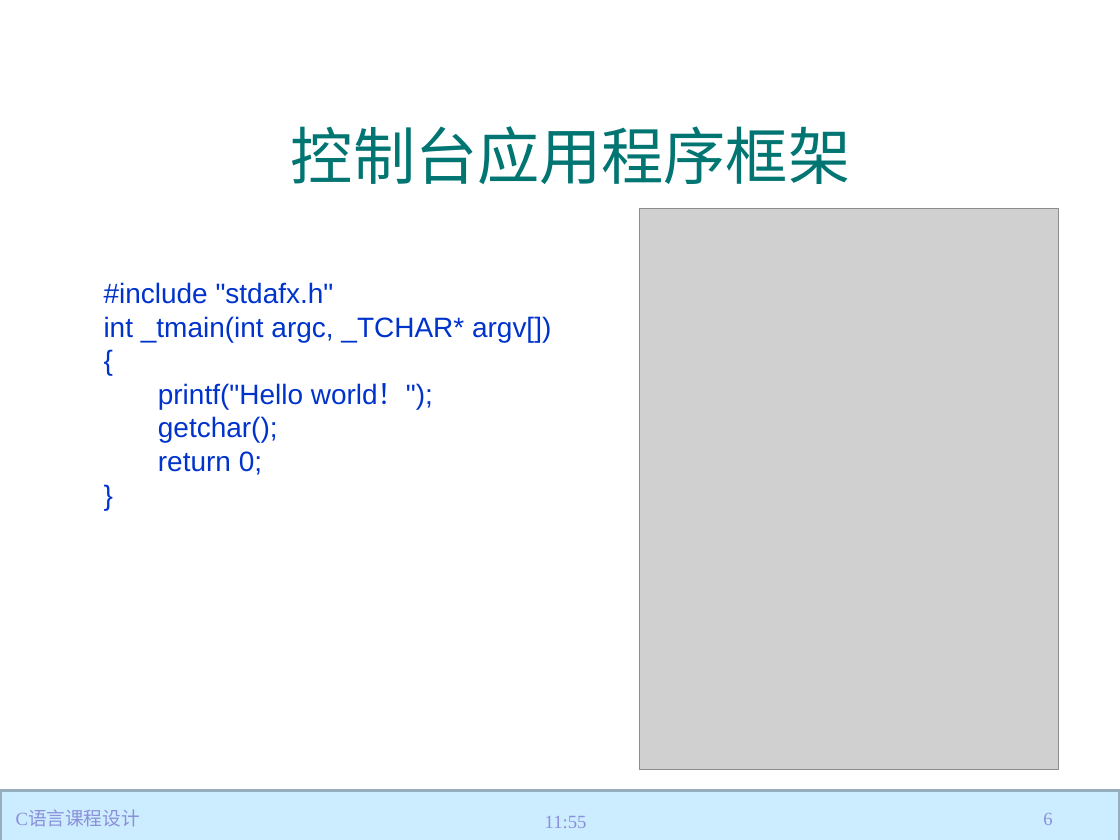
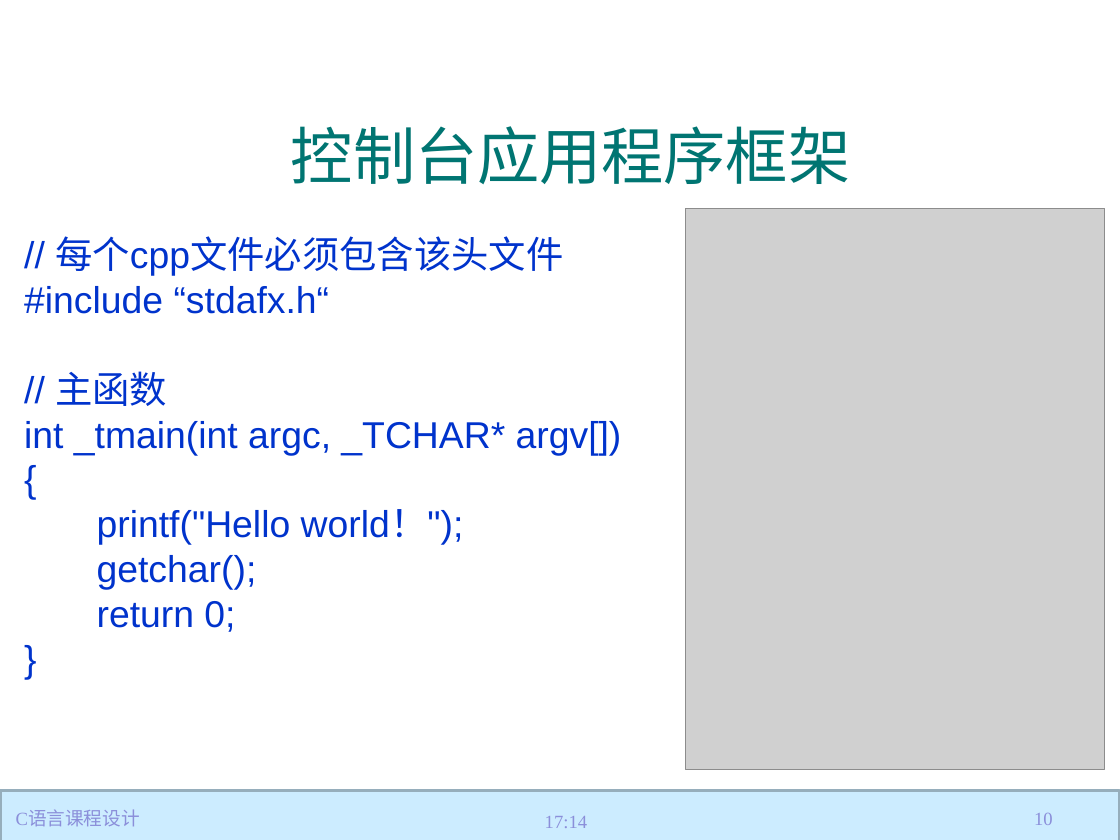
Before and after one commit to jtrfid/C-Repositories, a slide deck: slide 10 of 2018/C语言课程设计/vs2013简介及C语言简单回顾.pptx (slide 6 before the commit). Drawn at 1120x840 pixels with LibreOffice and Linux fonts; fonts in the diff are those of the drawing; grey boxes stand for pictures; background and template pictures are left out. Boxes give left, top, right and bottom in pixels: in the first picture for what was removed or moved away, otherwise in the second. Text is boxed around its words. In the diff, an @@ line names an element or a change of style, - is before the commit and + after.

```diff
--- a/2018/C语言课程设计/vs2013简介及C语言简单回顾.pptx
+++ b/2018/C语言课程设计/vs2013简介及C语言简单回顾.pptx
@@ picture: place and size @@
-picture at bbox=[640, 208, 1058, 769]
+picture at bbox=[685, 208, 1104, 769]
@@ text "// 每个cpp文件必须包含该头文件": place and size @@
-text "// 每个cpp文件必须包含该头文件" at bbox=[104, 282, 551, 475]
+text "// 每个cpp文件必须包含该头文件" at bbox=[24, 236, 622, 632]
@@ text at bbox=[24, 236, 563, 406]: text changed; size 18 to 24 pt @@
-#include "stdafx.h"
+// 每个cpp文件必须包含该头文件
+#include “stdafx.h“
+// 主函数
@@ text at bbox=[24, 421, 622, 632]: size 18 to 24 pt in "int _tmain(int argc, _TCHAR* argv[])", "{", "printf("Hello world！");", "getchar();" and 2 more places @@
@@ text at bbox=[545, 816, 587, 828]: text changed @@
-11:55
+17:14
@@ page number at bbox=[1034, 813, 1053, 825]: text changed @@
-6
+10
```
Also in this commit, not shown: 8 other slides changed, 3 slides added, 6 other files.
